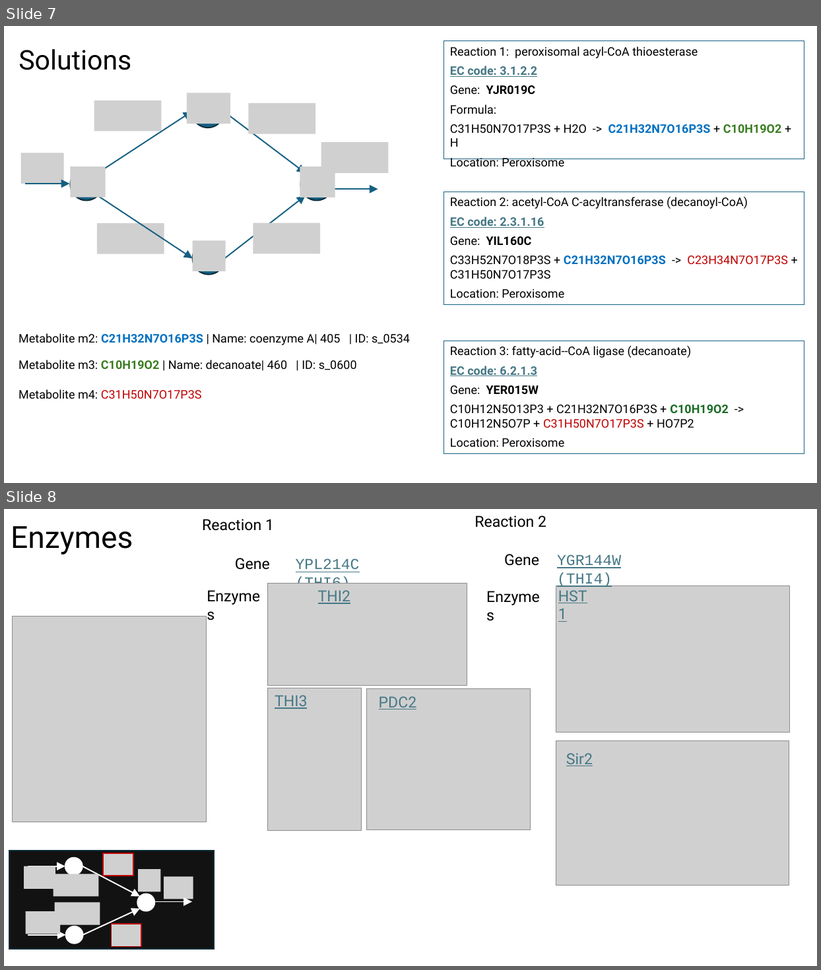
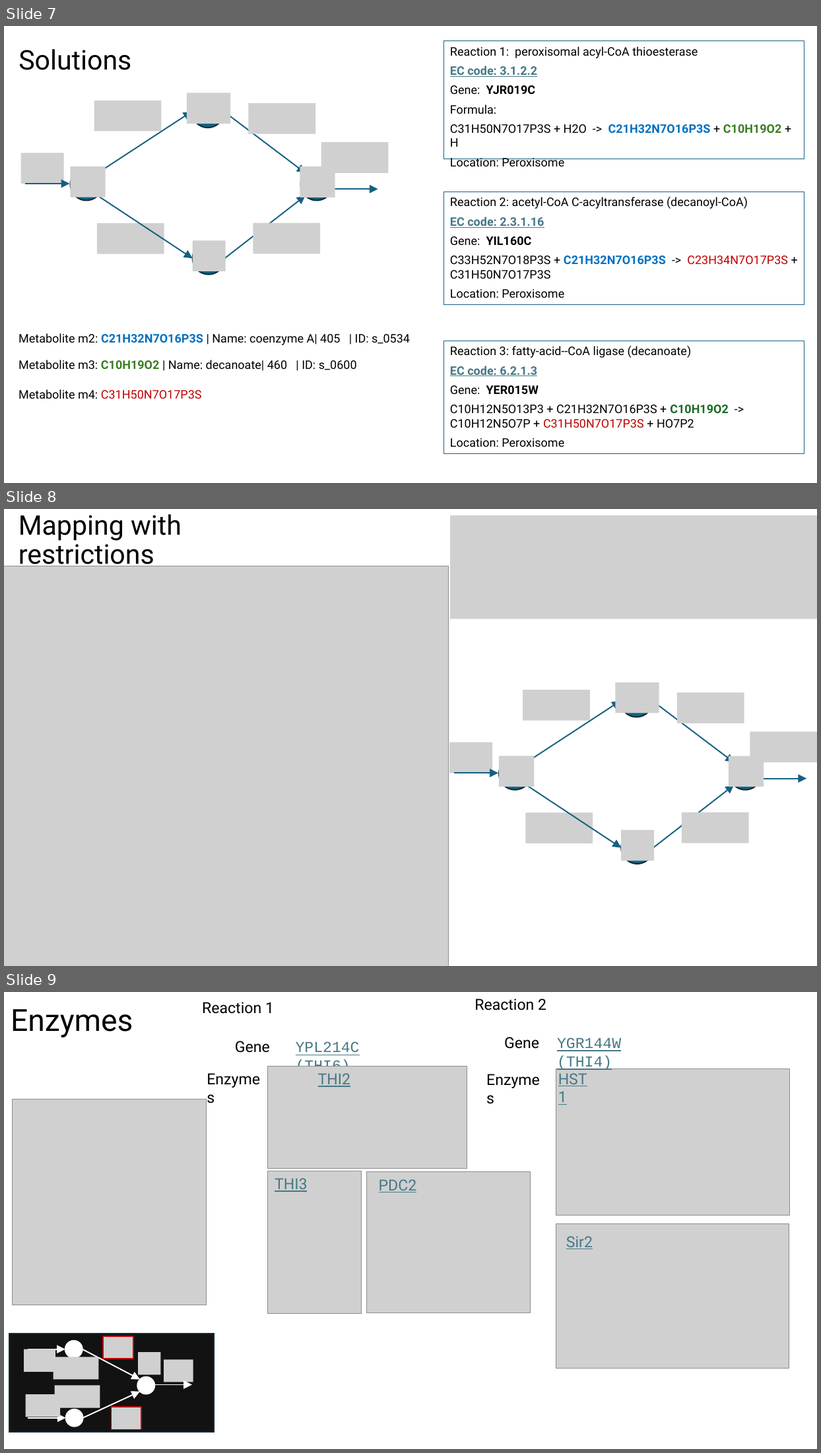
Before and after one commit to tkn-tub/bioelectrodynamics, a slide deck: slides/slides.pptx. Shown one above the other, each under a label of ours: slides 7 and 8 before the commit, slides 7, 8 and 9 after it. The pictures are 821x970 and 821x1453 pixels, drawn with LibreOffice and Linux fonts; fonts in the diff are those of the drawing; grey boxes stand for pictures. Boxes give left, top, right and bottom in pixels: in the first picture for what was removed or moved away, otherwise in the second. Text is boxed around its words. In the diff, an @@ line names an element or a change of style, - is before the commit and + after.

```diff
--- a/slides/slides.pptx
+++ b/slides/slides.pptx
@@ slide 8 added at bbox=[4, 509, 817, 966], background #FFFFFF @@
@@ title added at bbox=[19, 514, 182, 570], 32 pt, text #000000 @@
+Mapping with restrictions
@@ picture added at bbox=[451, 515, 817, 619] @@
@@ picture added at bbox=[4, 566, 448, 966] @@
@@ picture added at bbox=[616, 682, 660, 713] @@
@@ ellipse added at bbox=[620, 685, 653, 718], fill #156082, outline #092A39 1.5 pt @@
@@ picture added at bbox=[523, 690, 590, 721] @@
@@ arrow added from (527, 762) to (620, 701), #156082 1.5 pt @@
@@ arrow added from (653, 701) to (734, 762), #156082 1.5 pt @@
@@ picture added at bbox=[677, 692, 745, 723] @@
@@ picture added at bbox=[450, 743, 492, 773] @@
@@ picture added at bbox=[750, 731, 817, 762] @@
@@ ellipse added at bbox=[499, 758, 531, 790], fill #156082, outline #092A39 1.5 pt @@
@@ picture added at bbox=[499, 756, 535, 787] @@
@@ picture added at bbox=[729, 756, 764, 787] @@
@@ ellipse added at bbox=[729, 758, 762, 790], fill #156082, outline #092A39 1.5 pt @@
@@ arrow added from (454, 773) to (499, 773), #156082 1.5 pt @@
@@ arrow added from (527, 786) to (621, 848), #156082 1.5 pt @@
@@ arrow added from (653, 848) to (734, 786), #156082 1.5 pt @@
@@ arrow added from (762, 779) to (807, 779), #156082 1.5 pt @@
@@ picture added at bbox=[525, 813, 593, 843] @@
@@ picture added at bbox=[682, 813, 748, 843] @@
@@ ellipse added at bbox=[621, 832, 653, 864], fill #156082, outline #092A39 1.5 pt @@
@@ picture added at bbox=[621, 830, 654, 861] @@
@@ what was slide 8 is now slide 9 @@
```
Also in this commit, not shown: 2 slides changed, 4 other files.
